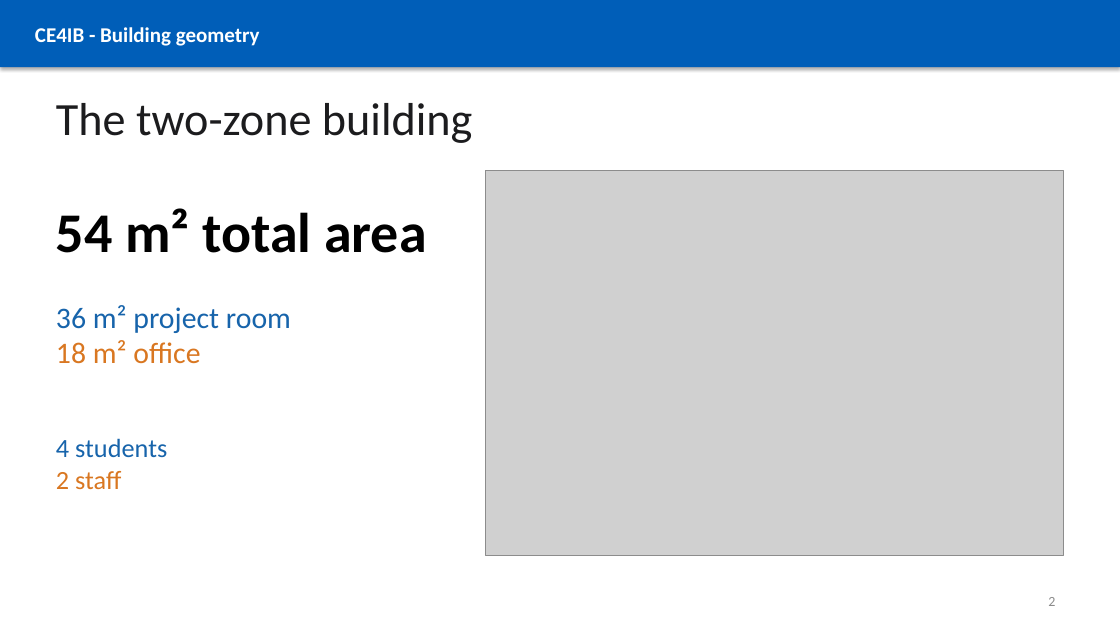
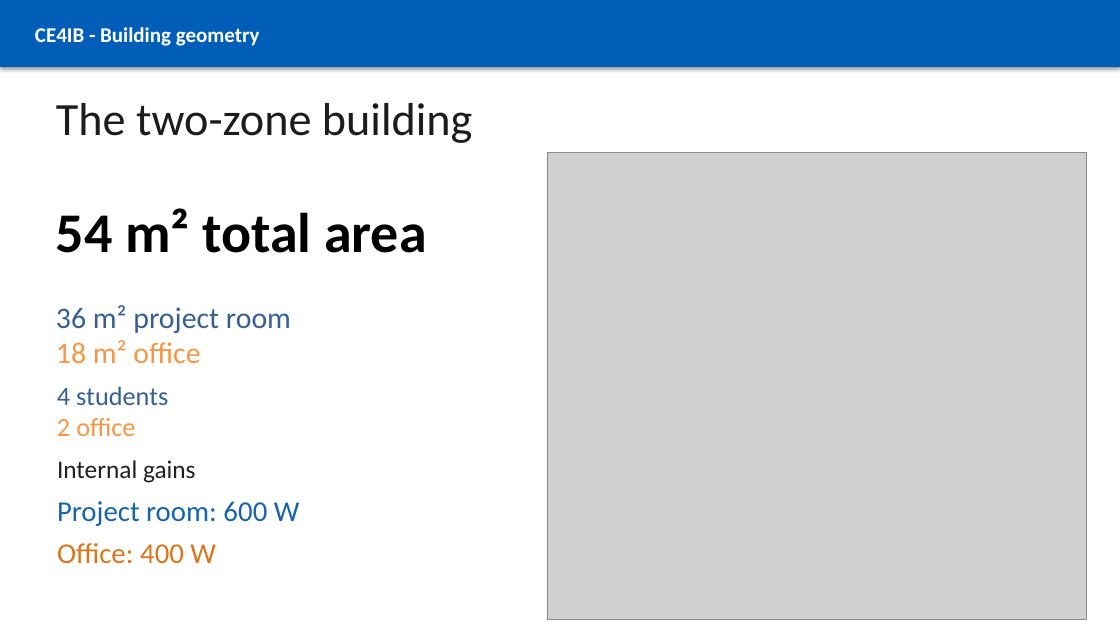
Before and after one commit to linokaiser/CE4IB, a slide deck: slide 2 of presentations/CE4IB_Building_Energy_Simulation.pptx. Drawn at 1120x630 pixels with LibreOffice and Linux fonts; fonts in the diff are those of the drawing; grey boxes stand for pictures. Boxes give left, top, right and bottom in pixels: in the first picture for what was removed or moved away, otherwise in the second. Text is boxed around its words. In the diff, an @@ line names an element or a change of style, - is before the commit and + after.

```diff
--- a/presentations/CE4IB_Building_Energy_Simulation.pptx
+++ b/presentations/CE4IB_Building_Energy_Simulation.pptx
@@ picture: place and size @@
-picture at (486, 171, 1064, 555)
+picture at (547, 152, 1087, 619)
@@ text "36 m² project room" at (56, 305, 291, 363): text colour #1764AB to #376092 in "36 m² project room"; text colour #D97721 to #F79646 in "18 m² office" @@
@@ text at (57, 386, 168, 405): text colour #1764AB to #376092 in "4 students" @@
@@ text "4 students": place and size @@
-text "4 students" at (56, 438, 167, 489)
+text "4 students" at (57, 386, 168, 436)
@@ text at (57, 418, 135, 436): text changed; text colour #D97721 to #F79646 @@
-2 staff
+2 office
@@ text added at (57, 460, 196, 483), 21.8 pt, text #202020 @@
+Internal gains
@@ text added at (57, 501, 300, 526), 24.8 pt, text #1764AB @@
+Project room: 600 W
@@ text added at (57, 543, 216, 564), 24.8 pt, text #D97721 @@
+Office: 400 W
@@ page number removed at (1048, 597, 1055, 606) @@
-2
```
Also in this commit, not shown: 3 other slides changed, 3 slides added, 5 slides removed, 5 other files.
